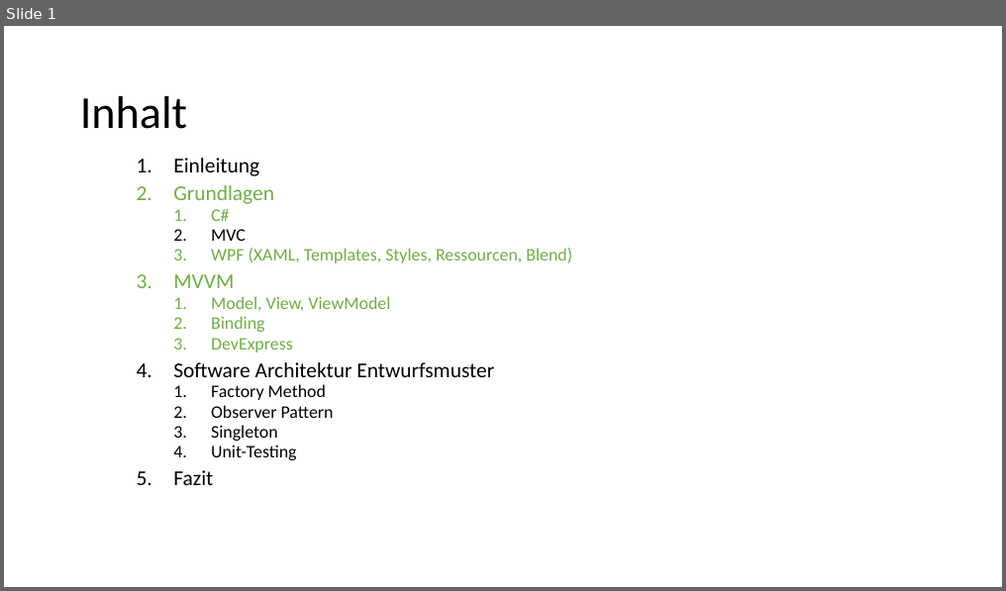
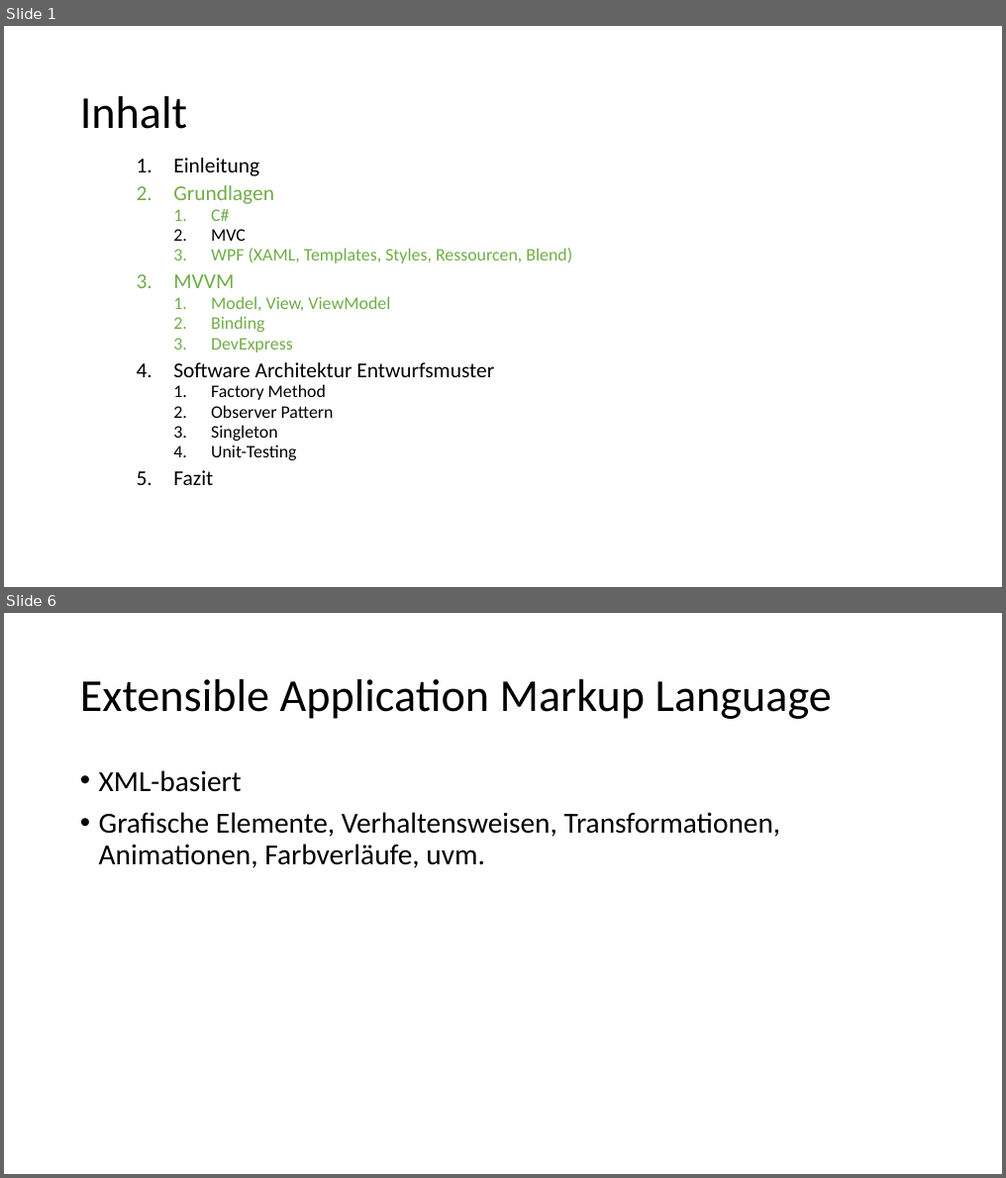
Before and after one commit to Steffen543/InformatikSeminarDemo, a slide deck: Präsentation_Steffen.pptx. Shown one above the other, each under a label of ours: slide 1 before the commit, slides 1 and 6 after it; the slides between them are not shown. The pictures are 1006x591 and 1006x1178 pixels, drawn with LibreOffice and Linux fonts; fonts in the diff are those of the drawing. Boxes give left, top, right and bottom in pixels: in the first picture for what was removed or moved away, otherwise in the second. Text is boxed around its words. In the diff, an @@ line names an element or a change of style, - is before the commit and + after.

```diff
--- a/Präsentation_Steffen.pptx
+++ b/Präsentation_Steffen.pptx
@@ slide 6 added at (4, 613, 1002, 1174), background #FFFFFF @@
@@ title added at (80, 679, 832, 719), 44 pt, text #000000 @@
+Extensible Application Markup Language
@@ text added at (99, 770, 781, 868), 28 pt, text #000000 @@
+• XML-basiert
+• Grafische Elemente, Verhaltensweisen, Transformationen, Animationen, Farbverläufe, uvm.
```
Also in this commit, not shown: 4 slides changed, 15 other slides added, 6 slides removed, 28 other files.
